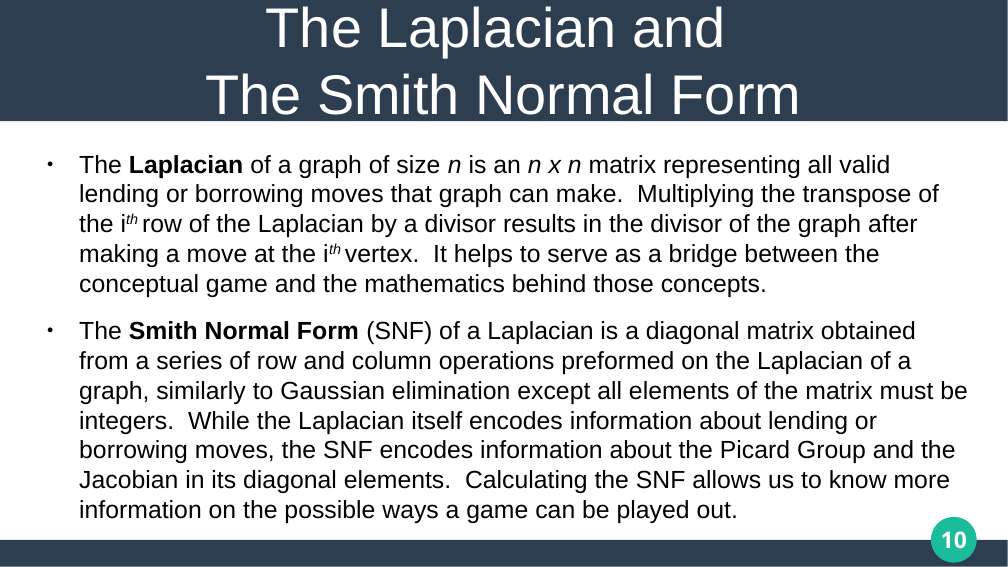
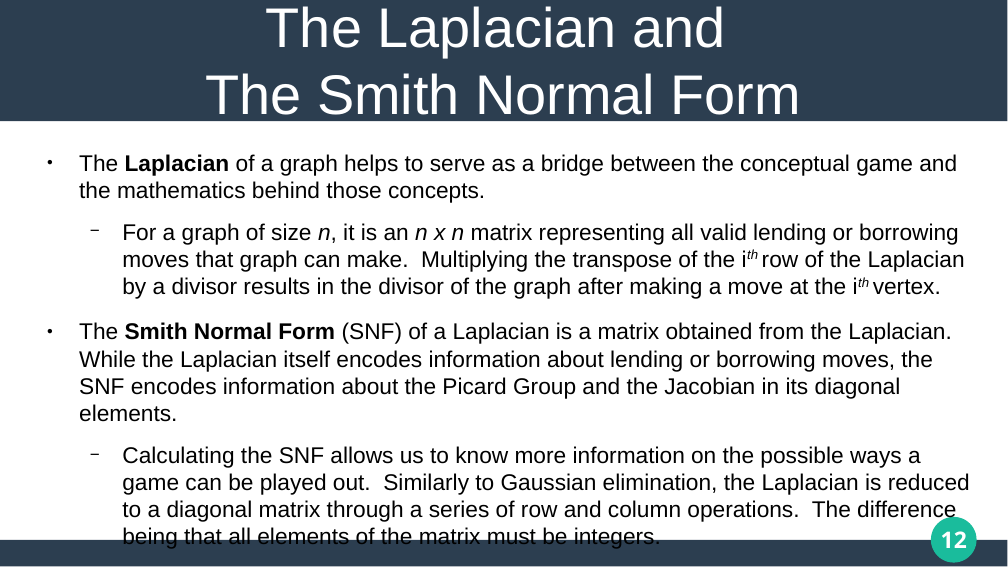
Before and after one commit to matthew-pisano/ChipFiring, a slide deck: slide 12 of Docs/JMMPresentation.pptx (slide 10 before the commit). Drawn at 1008x567 pixels with LibreOffice and Linux fonts; fonts in the diff are those of the drawing. Boxes give left, top, right and bottom in pixels: in the first picture for what was removed or moved away, otherwise in the second. Text is boxed around its words. In the diff, an @@ line names an element or a change of style, - is before the commit and + after.

Commit message:
jmmPresentation

```diff
--- a/Docs/JMMPresentation.pptx
+++ b/Docs/JMMPresentation.pptx
@@ text at box(79, 154, 970, 522): text changed; size 19.5 to 17.9 pt @@
-● The Laplacian of a graph of size n is an n x n matrix representing all valid lending or borrowing moves that graph can make. Multiplying the transpose of the ith row of the Laplacian by a divisor results in the divisor of the graph after making a move at the ith vertex. It helps to serve as a bridge between the conceptual game and the mathematics behind those concepts.
-● The Smith Normal Form (SNF) of a Laplacian is a diagonal matrix obtained from a series of row and column operations preformed on the Laplacian of a graph, similarly to Gaussian elimination except all elements of the matrix must be integers. While the Laplacian itself encodes information about lending or borrowing moves, the SNF encodes information about the Picard Group and the Jacobian in its diagonal elements. Calculating the SNF allows us to know more information on the possible ways a game can be played out.
+● The Laplacian of a graph helps to serve as a bridge between the conceptual game and the mathematics behind those concepts.
+  − For a graph of size n, it is an n x n matrix representing all valid lending or borrowing moves that graph can make. Multiplying the transpose of the ith row of the Laplacian by a divisor results in the divisor of the graph after making a move at the ith vertex.
+● The Smith Normal Form (SNF) of a Laplacian is a matrix obtained from the Laplacian. While the Laplacian itself encodes information about lending or borrowing moves, the SNF encodes information about the Picard Group and the Jacobian in its diagonal elements.
+  − Calculating the SNF allows us to know more information on the possible ways a game can be played out. Similarly to Gaussian elimination, the Laplacian is reduced to a diagonal matrix through a series of row and column operations. The difference being that all elements of the matrix must be integers.
@@ page number at box(941, 531, 967, 548): text changed @@
-10
+12
```
Also in this commit, not shown: 16 other slides changed, 5 slides added, 1 slide removed, 6 other files.
